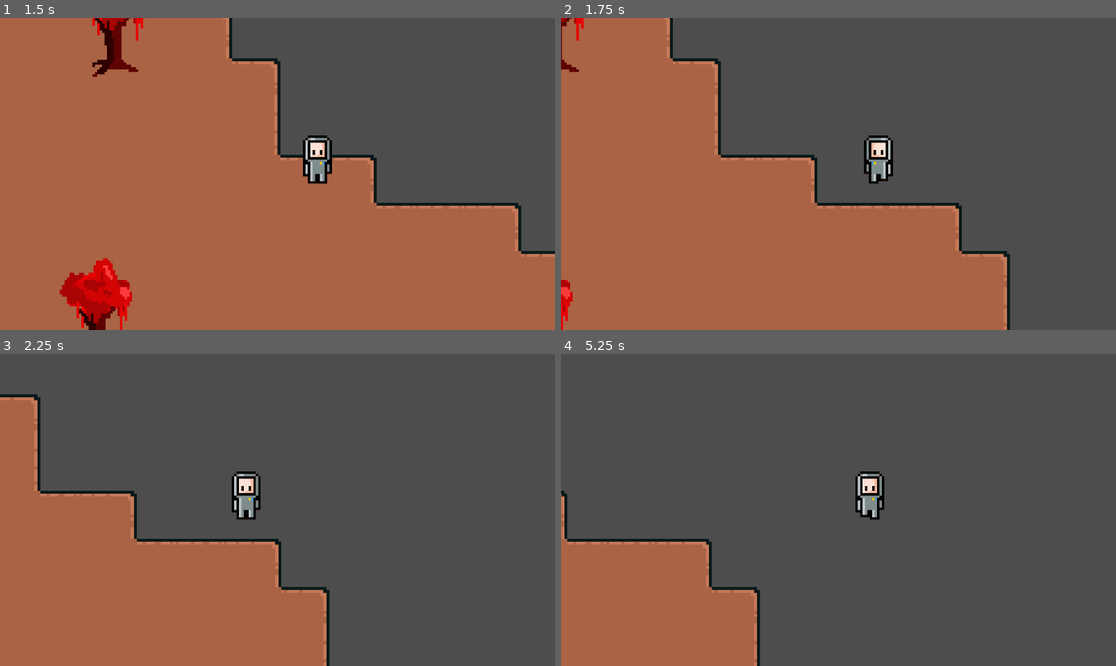
Above: before the commit, frames 1-4 (two rows, left to right).
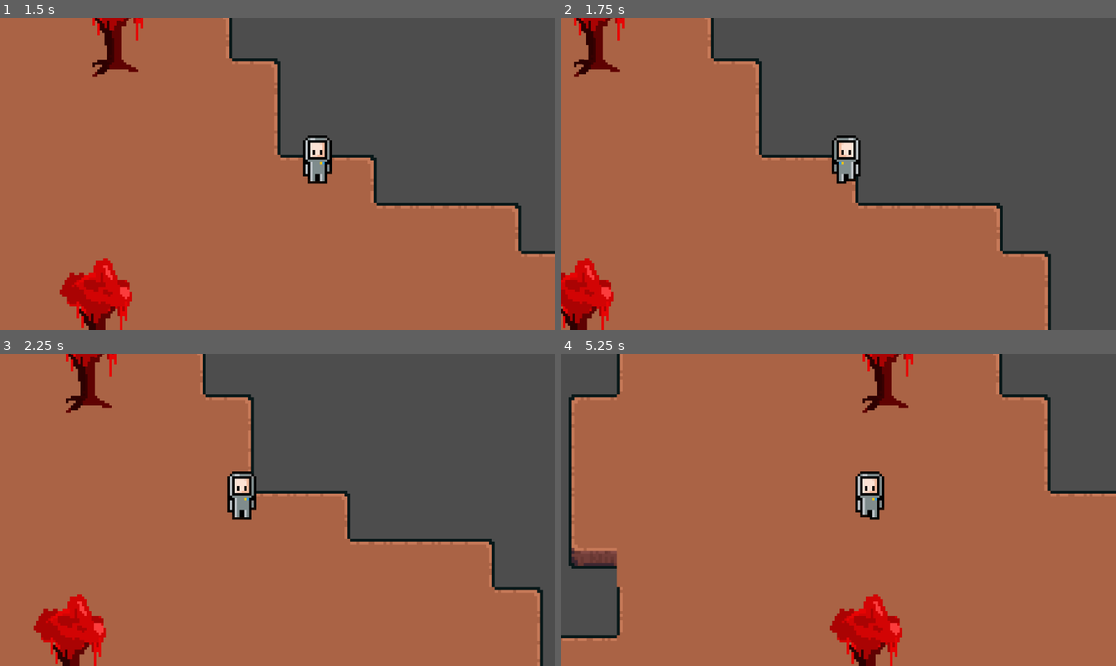
Above: after the commit, the same moments.

Repository: aya-khallaf/404-not-founders-game
Game: Godot game, scene res://red.tscn
Same seed, same stepped clock (60 frames per second), same inputs: the game is played once before the commit and once after it. This scene is started directly instead of the project's main scene.
Inputs:
- Up to frame 1 (1.5 s): tap Enter (ui_accept) at 0.5, 0.77 s; hold D (right) from 0.53 s (still down)
- Up to frame 2 (1.75 s): keep holding D (right); tap Enter (ui_accept) at 1.52 s
- Up to frame 3 (2.25 s): release D (right) at 2.03 s; hold Left (left) from 2.03 s (still down)
- Up to frame 4 (5.25 s): release Left (left) at 2.78 s; hold D (right) 2.78-4.28 s; tap Enter (ui_accept) at 3.02, 3.77, 4.52 s; hold Left (left) 4.28-5.03 s; hold D (right) from 5.03 s (still down)

Frame 1 is identical in both runs. In frame 2, 12% of the frame differs, in the area x 0-89%, y 0-100%; in frame 3, 42%; in frame 4, 82%, in the area x 0-100%, y 0-100%.

Commit message:
Update red.tscn

Diff:
--- a/kiwihacks-game/red.tscn
+++ b/kiwihacks-game/red.tscn
@@ -146,6 +146,81 @@
 [sub_resource type="RectangleShape2D" id="RectangleShape2D_q6epr"]
 size = Vector2(280.25, 71.5)
 
+[sub_resource type="RectangleShape2D" id="RectangleShape2D_c1wgs"]
+size = Vector2(118.125, 275.375)
+
+[sub_resource type="RectangleShape2D" id="RectangleShape2D_q4mub"]
+size = Vector2(118.125, 163.84375)
+
+[sub_resource type="RectangleShape2D" id="RectangleShape2D_gbauf"]
+size = Vector2(72.0625, 483.92188)
+
+[sub_resource type="RectangleShape2D" id="RectangleShape2D_h22fc"]
+size = Vector2(39.757813, 36)
+
+[sub_resource type="RectangleShape2D" id="RectangleShape2D_44gtw"]
+size = Vector2(273.8789, 36)
+
+[sub_resource type="RectangleShape2D" id="RectangleShape2D_uptib"]
+size = Vector2(58.939453, 475)
+
+[sub_resource type="RectangleShape2D" id="RectangleShape2D_u5efg"]
+size = Vector2(37.469727, 359.5)
+
+[sub_resource type="RectangleShape2D" id="RectangleShape2D_s78h3"]
+size = Vector2(185.86743, 54.875)
+
+[sub_resource type="RectangleShape2D" id="RectangleShape2D_djffl"]
+size = Vector2(55.933716, 134.5)
+
+[sub_resource type="RectangleShape2D" id="RectangleShape2D_im0ha"]
+size = Vector2(55.933716, 77.25)
+
+[sub_resource type="RectangleShape2D" id="RectangleShape2D_fh8p4"]
+size = Vector2(147.96686, 33.625)
+
+[sub_resource type="RectangleShape2D" id="RectangleShape2D_y1lib"]
+size = Vector2(71.98341, 68.8125)
+
+[sub_resource type="RectangleShape2D" id="RectangleShape2D_fc7y3"]
+size = Vector2(122.00001, 68.8125)
+
+[sub_resource type="RectangleShape2D" id="RectangleShape2D_gaco0"]
+size = Vector2(28.000008, 68.8125)
+
+[sub_resource type="RectangleShape2D" id="RectangleShape2D_3n1r3"]
+size = Vector2(38.98343, 33.625)
+
+[sub_resource type="RectangleShape2D" id="RectangleShape2D_wpohl"]
+size = Vector2(351.51563, 65.46094)
+
+[sub_resource type="RectangleShape2D" id="RectangleShape2D_vb3dr"]
+size = Vector2(157.03125, 65.46094)
+
+[sub_resource type="RectangleShape2D" id="RectangleShape2D_i7aae"]
+size = Vector2(199, 92.75)
+
+[sub_resource type="RectangleShape2D" id="RectangleShape2D_073wb"]
+size = Vector2(36, 43.09375)
+
+[sub_resource type="RectangleShape2D" id="RectangleShape2D_krotv"]
+size = Vector2(199, 146.75)
+
+[sub_resource type="RectangleShape2D" id="RectangleShape2D_hlsyn"]
+size = Vector2(237, 55)
+
+[sub_resource type="RectangleShape2D" id="RectangleShape2D_jbaeg"]
+size = Vector2(196, 40)
+
+[sub_resource type="RectangleShape2D" id="RectangleShape2D_xw53k"]
+size = Vector2(156, 42)
+
+[sub_resource type="RectangleShape2D" id="RectangleShape2D_uvmht"]
+size = Vector2(108.25, 114)
+
+[sub_resource type="RectangleShape2D" id="RectangleShape2D_5hdr3"]
+size = Vector2(113, 43.09375)
+
 [sub_resource type="RectangleShape2D" id="RectangleShape2D_3t7kr"]
 size = Vector2(35.125, 41.75)
 
@@ -189,15 +264,15 @@
 
 [node name="StaticBody2D15" parent="." unique_id=1844539308 instance=ExtResource("2_fx4mt")]
 position = Vector2(794, 403)
-collectable_type = "red tree 1"
+collectable_type = "red tree 2"
 
 [node name="StaticBody2D16" parent="." unique_id=835961912 instance=ExtResource("2_fx4mt")]
 position = Vector2(764, 236)
-collectable_type = "red tree 1"
+collectable_type = "rock"
 
 [node name="StaticBody2D7" parent="." unique_id=818901867 instance=ExtResource("2_fx4mt")]
 position = Vector2(553, 453)
-collectable_type = "red tree 1"
+collectable_type = "rock"
 
 [node name="StaticBody2D9" parent="." unique_id=159218844 instance=ExtResource("2_fx4mt")]
 position = Vector2(259, 537)
@@ -213,7 +288,7 @@
 
 [node name="StaticBody2D10" parent="." unique_id=1999902398 instance=ExtResource("2_fx4mt")]
 position = Vector2(265, 641)
-collectable_type = "red tree 1"
+collectable_type = "rock"
 
 [node name="StaticBody2D11" parent="." unique_id=1567106749 instance=ExtResource("2_fx4mt")]
 position = Vector2(358, 793)
@@ -229,7 +304,7 @@
 
 [node name="StaticBody2D12" parent="." unique_id=1295973201 instance=ExtResource("2_fx4mt")]
 position = Vector2(810, 805)
-collectable_type = "red tree 1"
+collectable_type = "rock"
 
 [node name="StaticBody2D19" parent="." unique_id=1438130834 instance=ExtResource("2_fx4mt")]
 position = Vector2(565, 769)
@@ -262,6 +337,166 @@
 position = Vector2(421.875, 98.75)
 shape = SubResource("RectangleShape2D_q6epr")
 
+[node name="CollisionShape2D13" type="CollisionShape2D" parent="StaticBody2D14" unique_id=513235960]
+position = Vector2(818.9375, 56.6875)
+shape = SubResource("RectangleShape2D_c1wgs")
+
+[node name="CollisionShape2D14" type="CollisionShape2D" parent="StaticBody2D14" unique_id=1334167595]
+position = Vector2(859, 280.07813)
+shape = SubResource("RectangleShape2D_q4mub")
+
+[node name="CollisionShape2D15" type="CollisionShape2D" parent="StaticBody2D14" unique_id=21659443]
+position = Vector2(879.96875, 605.03906)
+shape = SubResource("RectangleShape2D_gbauf")
+
+[node name="CollisionShape2D43" type="CollisionShape2D" parent="StaticBody2D14" unique_id=1910952561]
+position = Vector2(299.8789, 884)
+shape = SubResource("RectangleShape2D_h22fc")
+
+[node name="CollisionShape2D42" type="CollisionShape2D" parent="StaticBody2D14" unique_id=947477254]
+position = Vector2(139.93945, 843)
+shape = SubResource("RectangleShape2D_44gtw")
+
+[node name="CollisionShape2D41" type="CollisionShape2D" parent="StaticBody2D14" unique_id=1726845794]
+position = Vector2(-440.1504, 1121.9609)
+shape = SubResource("RectangleShape2D_h22fc")
+
+[node name="CollisionShape2D40" type="CollisionShape2D" parent="StaticBody2D14" unique_id=245047705]
+position = Vector2(-35.530273, 582.5)
+shape = SubResource("RectangleShape2D_uptib")
+
+[node name="CollisionShape2D39" type="CollisionShape2D" parent="StaticBody2D14" unique_id=663476296]
+position = Vector2(-615.6201, 861.46094)
+shape = SubResource("RectangleShape2D_h22fc")
+
+[node name="CollisionShape2D38" type="CollisionShape2D" parent="StaticBody2D14" unique_id=41115433]
+position = Vector2(-61, 156)
+shape = SubResource("RectangleShape2D_u5efg")
+
+[node name="CollisionShape2D37" type="CollisionShape2D" parent="StaticBody2D14" unique_id=1821522994]
+position = Vector2(-641.08984, 434.96094)
+shape = SubResource("RectangleShape2D_h22fc")
+
+[node name="CollisionShape2D36" type="CollisionShape2D" parent="StaticBody2D14" unique_id=428248523]
+position = Vector2(62.066284, -72.5625)
+shape = SubResource("RectangleShape2D_s78h3")
+
+[node name="CollisionShape2D35" type="CollisionShape2D" parent="StaticBody2D14" unique_id=1364328108]
+position = Vector2(-518.02356, 206.39844)
+shape = SubResource("RectangleShape2D_h22fc")
+
+[node name="CollisionShape2D22" type="CollisionShape2D" parent="StaticBody2D14" unique_id=1246247394]
+position = Vector2(87.96686, -168.5)
+shape = SubResource("RectangleShape2D_djffl")
+
+[node name="CollisionShape2D34" type="CollisionShape2D" parent="StaticBody2D14" unique_id=1225857806]
+position = Vector2(-492.12305, 110.46094)
+shape = SubResource("RectangleShape2D_h22fc")
+
+[node name="CollisionShape2D23" type="CollisionShape2D" parent="StaticBody2D14" unique_id=389648586]
+position = Vector2(130, -279.375)
+shape = SubResource("RectangleShape2D_im0ha")
+
+[node name="CollisionShape2D33" type="CollisionShape2D" parent="StaticBody2D14" unique_id=1268071781]
+position = Vector2(-450.08984, -0.4140625)
+shape = SubResource("RectangleShape2D_h22fc")
+
+[node name="CollisionShape2D24" type="CollisionShape2D" parent="StaticBody2D14" unique_id=1724180910]
+position = Vector2(239.0166, -336.1875)
+shape = SubResource("RectangleShape2D_fh8p4")
+
+[node name="CollisionShape2D21" type="CollisionShape2D" parent="StaticBody2D14" unique_id=852873251]
+position = Vector2(-341.07324, -57.226563)
+shape = SubResource("RectangleShape2D_h22fc")
+
+[node name="CollisionShape2D25" type="CollisionShape2D" parent="StaticBody2D14" unique_id=1949612352]
+position = Vector2(399, -300)
+shape = SubResource("RectangleShape2D_fh8p4")
+
+[node name="CollisionShape2D20" type="CollisionShape2D" parent="StaticBody2D14" unique_id=52807302]
+position = Vector2(-181.08984, -21.039063)
+shape = SubResource("RectangleShape2D_h22fc")
+
+[node name="CollisionShape2D30" type="CollisionShape2D" parent="StaticBody2D14" unique_id=743817058]
+position = Vector2(559.0083, -197.40625)
+shape = SubResource("RectangleShape2D_y1lib")
+
+[node name="CollisionShape2D28" type="CollisionShape2D" parent="StaticBody2D14" unique_id=1381873988]
+position = Vector2(661, -159)
+shape = SubResource("RectangleShape2D_fc7y3")
+
+[node name="CollisionShape2D19" type="CollisionShape2D" parent="StaticBody2D14" unique_id=1305391107]
+position = Vector2(80.91016, 119.96094)
+shape = SubResource("RectangleShape2D_h22fc")
+
+[node name="CollisionShape2D29" type="CollisionShape2D" parent="StaticBody2D14" unique_id=1038804051]
+position = Vector2(739, -117)
+shape = SubResource("RectangleShape2D_gaco0")
+
+[node name="CollisionShape2D27" type="CollisionShape2D" parent="StaticBody2D14" unique_id=44719138]
+position = Vector2(158.91016, 161.96094)
+shape = SubResource("RectangleShape2D_h22fc")
+
+[node name="CollisionShape2D26" type="CollisionShape2D" parent="StaticBody2D14" unique_id=2072974647]
+position = Vector2(504, -258)
+shape = SubResource("RectangleShape2D_3n1r3")
+
+[node name="CollisionShape2D31" type="CollisionShape2D" parent="StaticBody2D14" unique_id=1976474332]
+position = Vector2(-76.08984, 20.960938)
+shape = SubResource("RectangleShape2D_h22fc")
+
+[node name="CollisionShape2D32" type="CollisionShape2D" parent="StaticBody2D14" unique_id=1862610412]
+position = Vector2(-21.081543, 81.55469)
+shape = SubResource("RectangleShape2D_h22fc")
+
+[node name="CollisionShape2D18" type="CollisionShape2D" parent="StaticBody2D14" unique_id=1961553408]
+position = Vector2(502.2422, 937)
+shape = SubResource("RectangleShape2D_wpohl")
+
+[node name="CollisionShape2D16" type="CollisionShape2D" parent="StaticBody2D14" unique_id=1844158443]
+position = Vector2(764, 896.76953)
+shape = SubResource("RectangleShape2D_vb3dr")
+
+[node name="CollisionShape2D4" type="CollisionShape2D" parent="StaticBody2D14" unique_id=1959150012]
+position = Vector2(341.5, 430.625)
+shape = SubResource("RectangleShape2D_i7aae")
+
+[node name="CollisionShape2D5" type="CollisionShape2D" parent="StaticBody2D14" unique_id=1265369496]
+position = Vector2(459, 448.54688)
+shape = SubResource("RectangleShape2D_073wb")
+
+[node name="CollisionShape2D7" type="CollisionShape2D" parent="StaticBody2D14" unique_id=439942427]
+position = Vector2(379.5, 548.625)
+shape = SubResource("RectangleShape2D_krotv")
+
+[node name="CollisionShape2D8" type="CollisionShape2D" parent="StaticBody2D14" unique_id=2053062718]
+position = Vector2(399.625, 650.5)
+shape = SubResource("RectangleShape2D_hlsyn")
+
+[node name="CollisionShape2D9" type="CollisionShape2D" parent="StaticBody2D14" unique_id=2112984817]
+position = Vector2(398.5, 650.5)
+shape = SubResource("RectangleShape2D_hlsyn")
+
+[node name="CollisionShape2D10" type="CollisionShape2D" parent="StaticBody2D14" unique_id=1642898246]
+position = Vector2(419, 699)
+shape = SubResource("RectangleShape2D_jbaeg")
+
+[node name="CollisionShape2D11" type="CollisionShape2D" parent="StaticBody2D14" unique_id=516573116]
+position = Vector2(440, 738)
+shape = SubResource("RectangleShape2D_xw53k")
+
+[node name="CollisionShape2D12" type="CollisionShape2D" parent="StaticBody2D14" unique_id=668664675]
+position = Vector2(456.875, 816)
+shape = SubResource("RectangleShape2D_uvmht")
+
+[node name="CollisionShape2D6" type="CollisionShape2D" parent="StaticBody2D14" unique_id=2039933992]
+position = Vector2(340.5, 362.90625)
+shape = SubResource("RectangleShape2D_5hdr3")
+
 [node name="CollisionShape2D3" type="CollisionShape2D" parent="StaticBody2D14" unique_id=457611201]
 position = Vector2(459.4375, 35.875)
 shape = SubResource("RectangleShape2D_3t7kr")
+
+[node name="CollisionShape2D17" type="CollisionShape2D" parent="StaticBody2D14" unique_id=1949158449]
+position = Vector2(-280.21094, 1162.9609)
+shape = SubResource("RectangleShape2D_h22fc")
Not shown: 1 places in kiwihacks-game/red.tscn that only renumber resources
